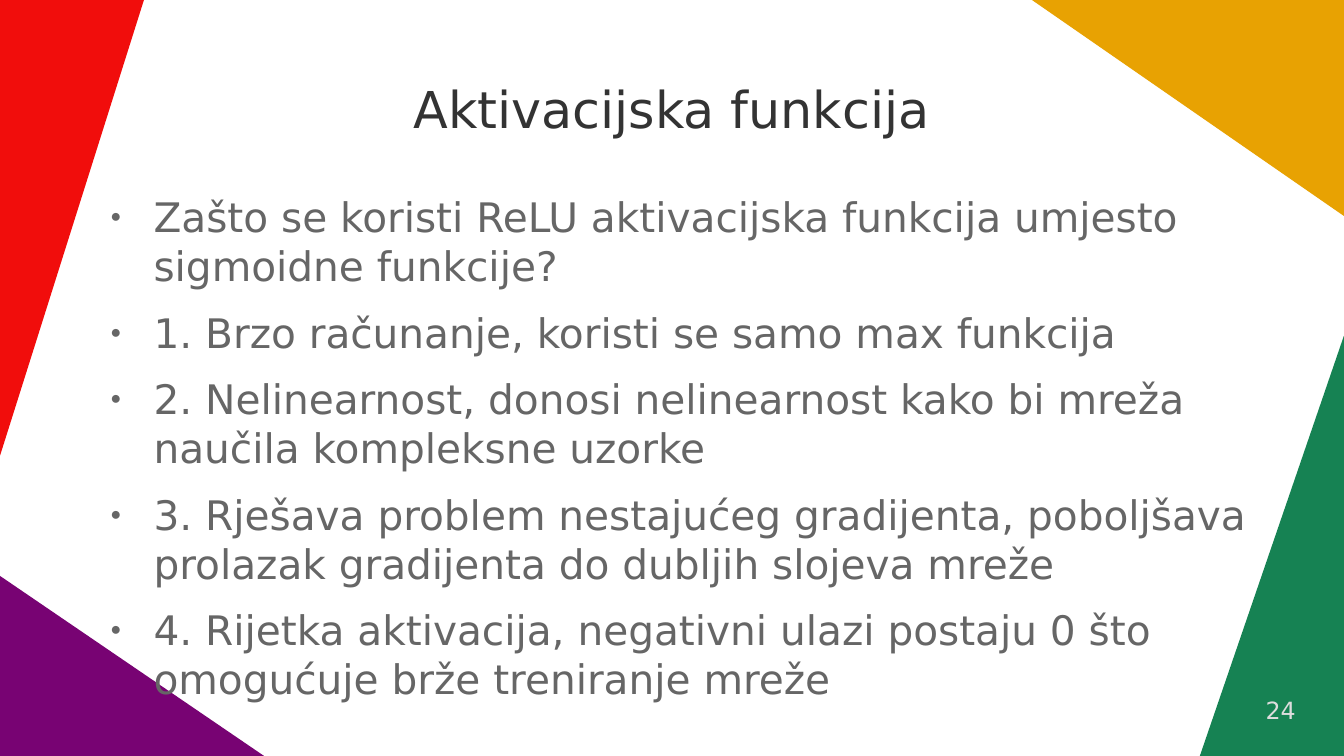
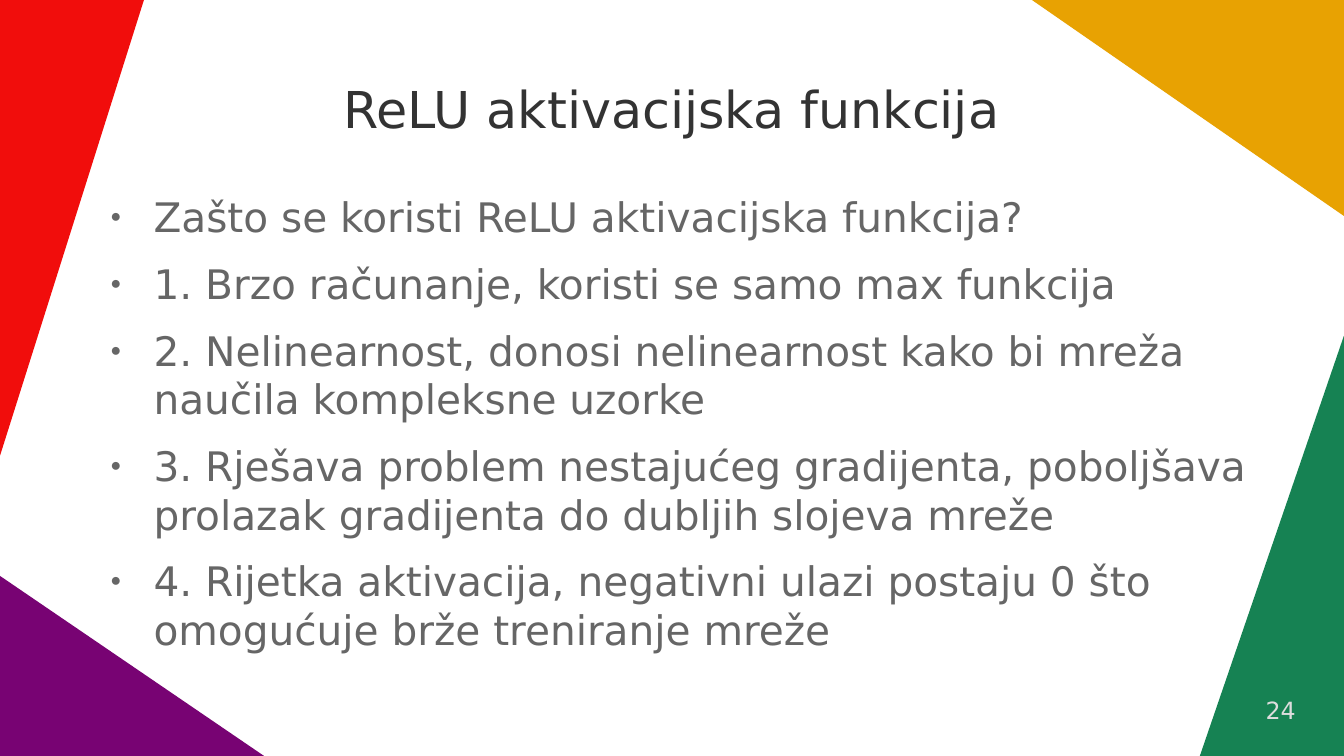
Before and after one commit to VidJoha/Seminar---CNN-i-YOLO-algoritmi, a slide deck: slide 24 of Konvolucijske neuralne mreže.odp. Drawn at 1344x756 pixels with LibreOffice and Linux fonts; fonts in the diff are those of the drawing. Boxes give left, top, right and bottom in pixels: in the first picture for what was removed or moved away, otherwise in the second. Text is boxed around its words. In the diff, an @@ line names an element or a change of style, - is before the commit and + after.

```diff
--- a/Konvolucijske neuralne mreže.odp
+++ b/Konvolucijske neuralne mreže.odp
@@ title at (344, 89, 999, 139): text changed @@
-Aktivacijska funkcija
+ReLU aktivacijska funkcija
@@ text at (154, 199, 1023, 241): text changed @@
-● Zašto se koristi ReLU aktivacijska funkcija umjesto sigmoidne funkcije?
+● Zašto se koristi ReLU aktivacijska funkcija?
```
Also in this commit, not shown: 5 other slides changed, 1 slide removed, 1 other file.
